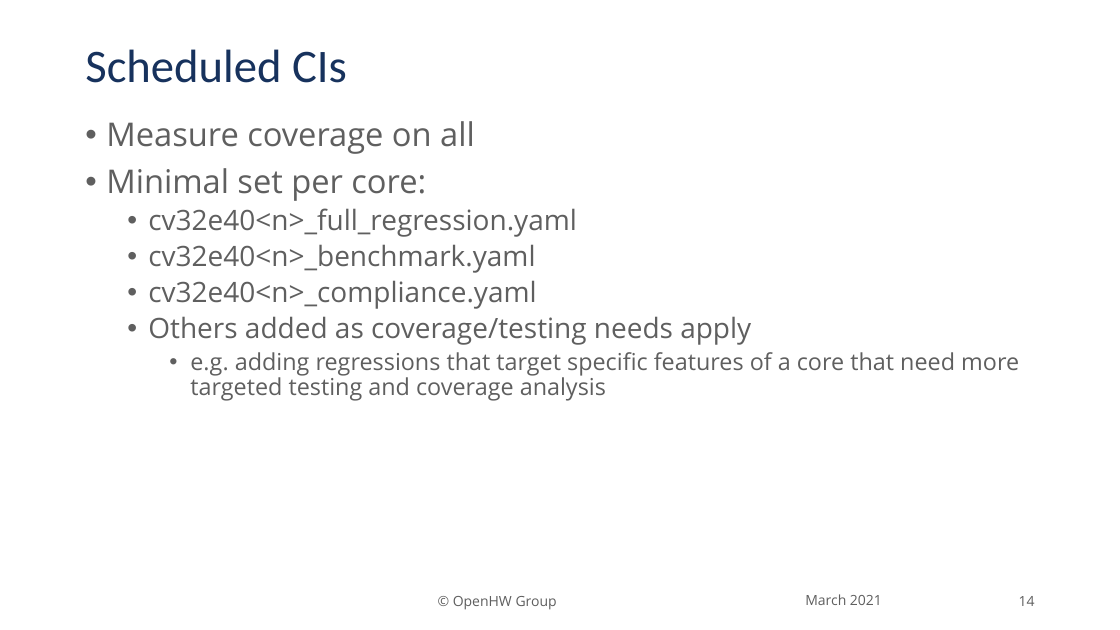
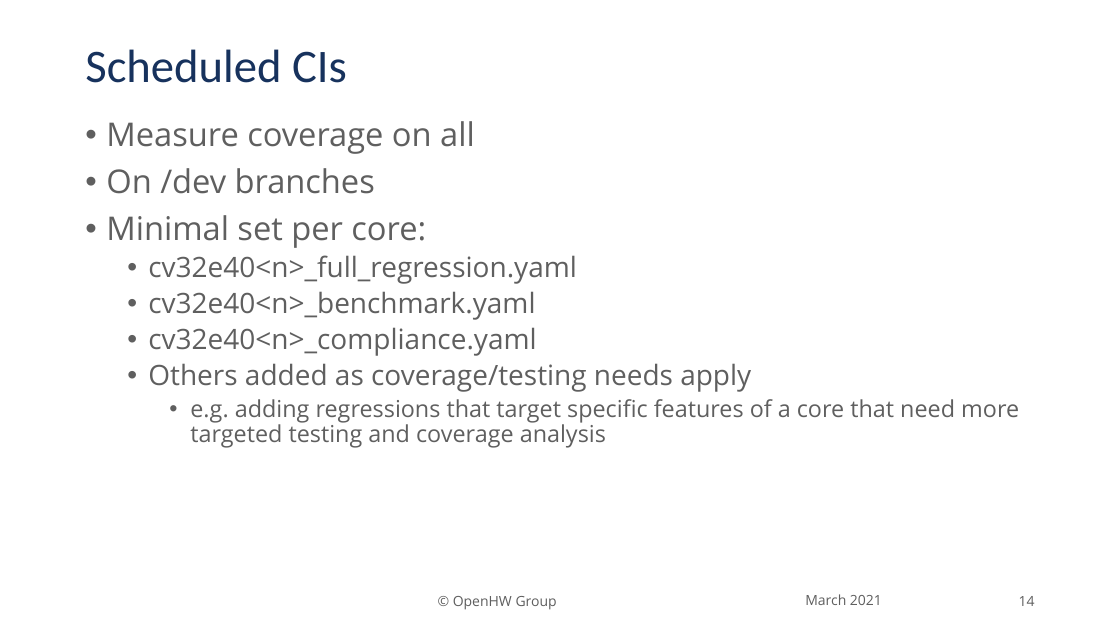
Before and after one commit to openhwgroup/programs, a slide deck: slide 14 of verif/Common/Presentations/20210311-Branches and CIs for core-v-verif.pptx. Drawn at 1120x630 pixels with LibreOffice and Linux fonts; fonts in the diff are those of the drawing; background and template pictures are left out. Boxes give left, top, right and bottom in pixels: in the first picture for what was removed or moved away, otherwise in the second. Text is boxed around its words. In the diff, an @@ line names an element or a change of style, - is before the commit and + after.

Commit message:
update branch and ci presentation with new CIs

```diff
--- a/verif/Common/Presentations/20210311-Branches and CIs for core-v-verif.pptx
+++ b/verif/Common/Presentations/20210311-Branches and CIs for core-v-verif.pptx
@@ text at <box>106,168,375,194</box>: paragraph added @@
+• On /dev branches
```
Also in this commit, not shown: 3 other slides changed.
